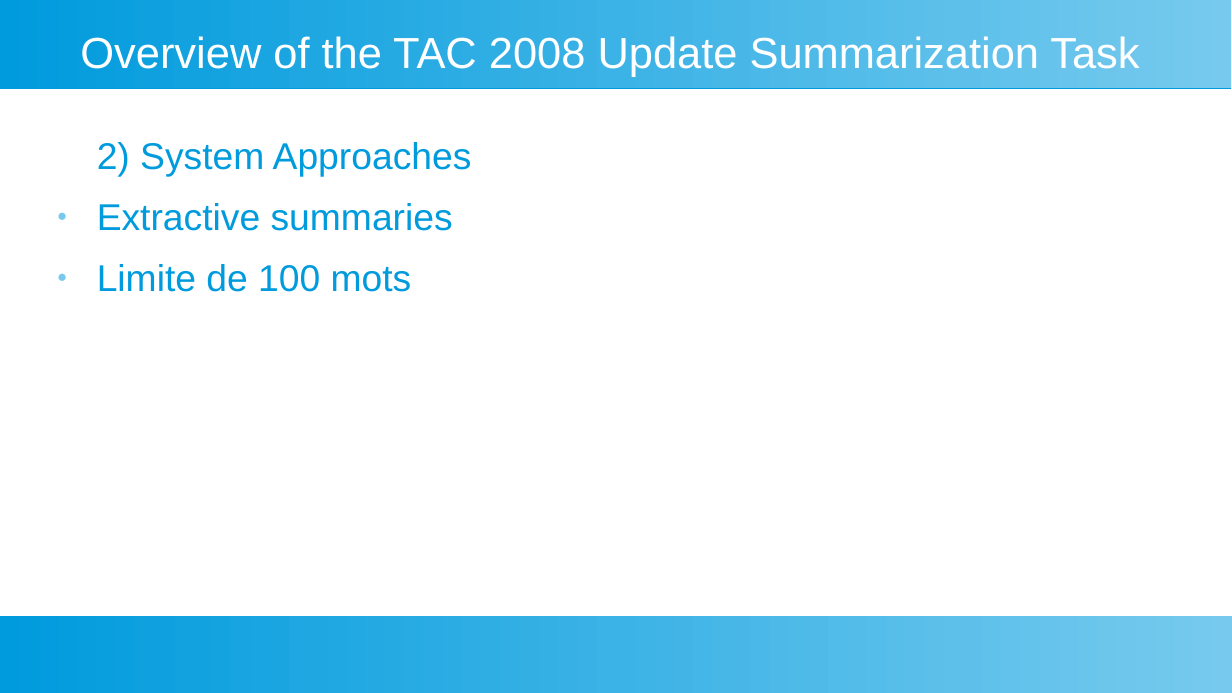
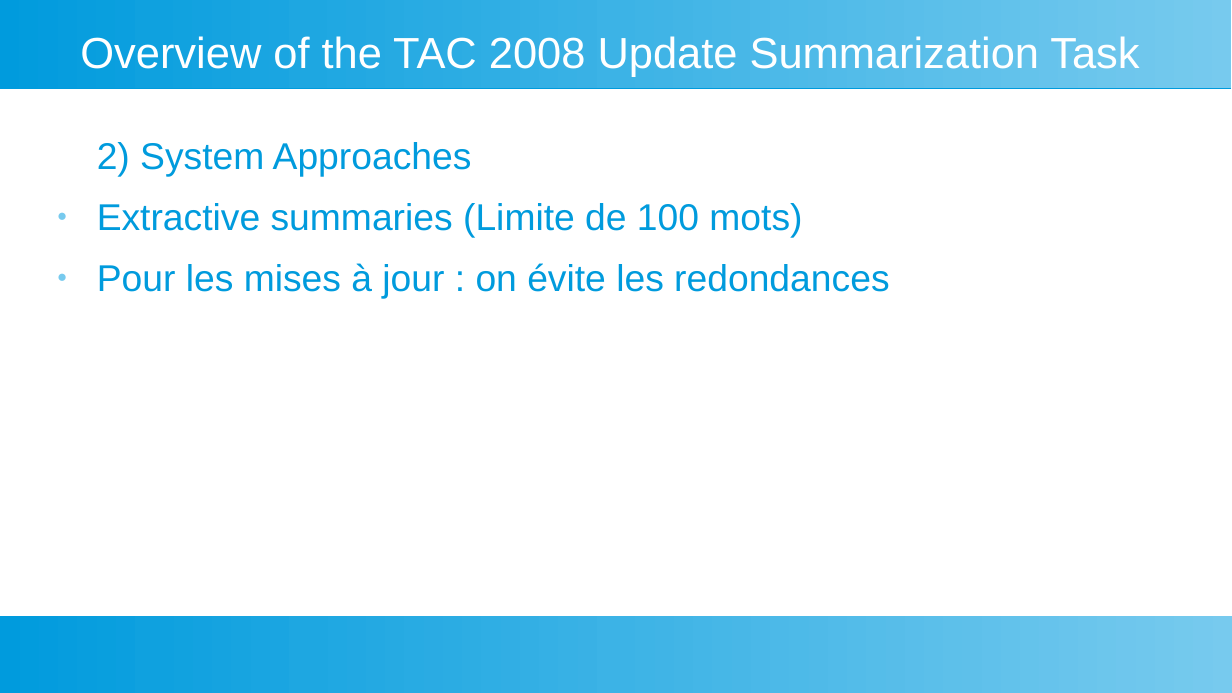
Before and after one commit to fannybachey/stage_2024, a slide deck: slide 6 of presentation/presentation_2.odp. Drawn at 1232x693 pixels with LibreOffice and Linux fonts; fonts in the diff are those of the drawing. Boxes give left, top, right and bottom in pixels: in the first picture for what was removed or moved away, otherwise in the second. Text is boxed around its words. In the diff, an @@ line names an element or a change of style, - is before the commit and + after.

```diff
--- a/presentation/presentation_2.odp
+++ b/presentation/presentation_2.odp
@@ text at bbox=[97, 203, 889, 299]: text changed @@
-● Extractive summaries
-● Limite de 100 mots
+● Extractive summaries (Limite de 100 mots)
+● Pour les mises à jour : on évite les redondances
```
Also in this commit, not shown: 3 other slides changed, 1 slide added, 8 other files.
